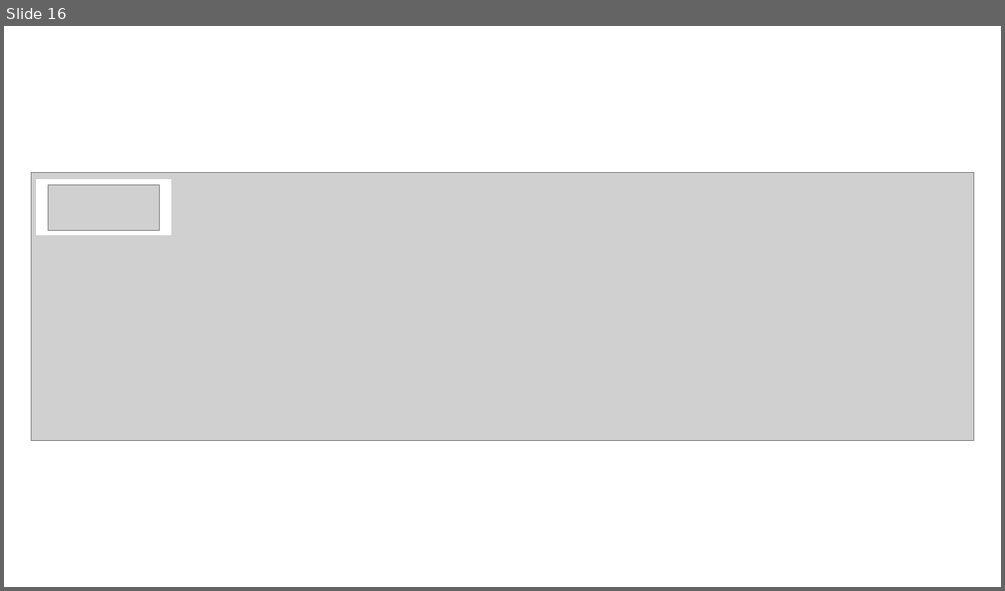
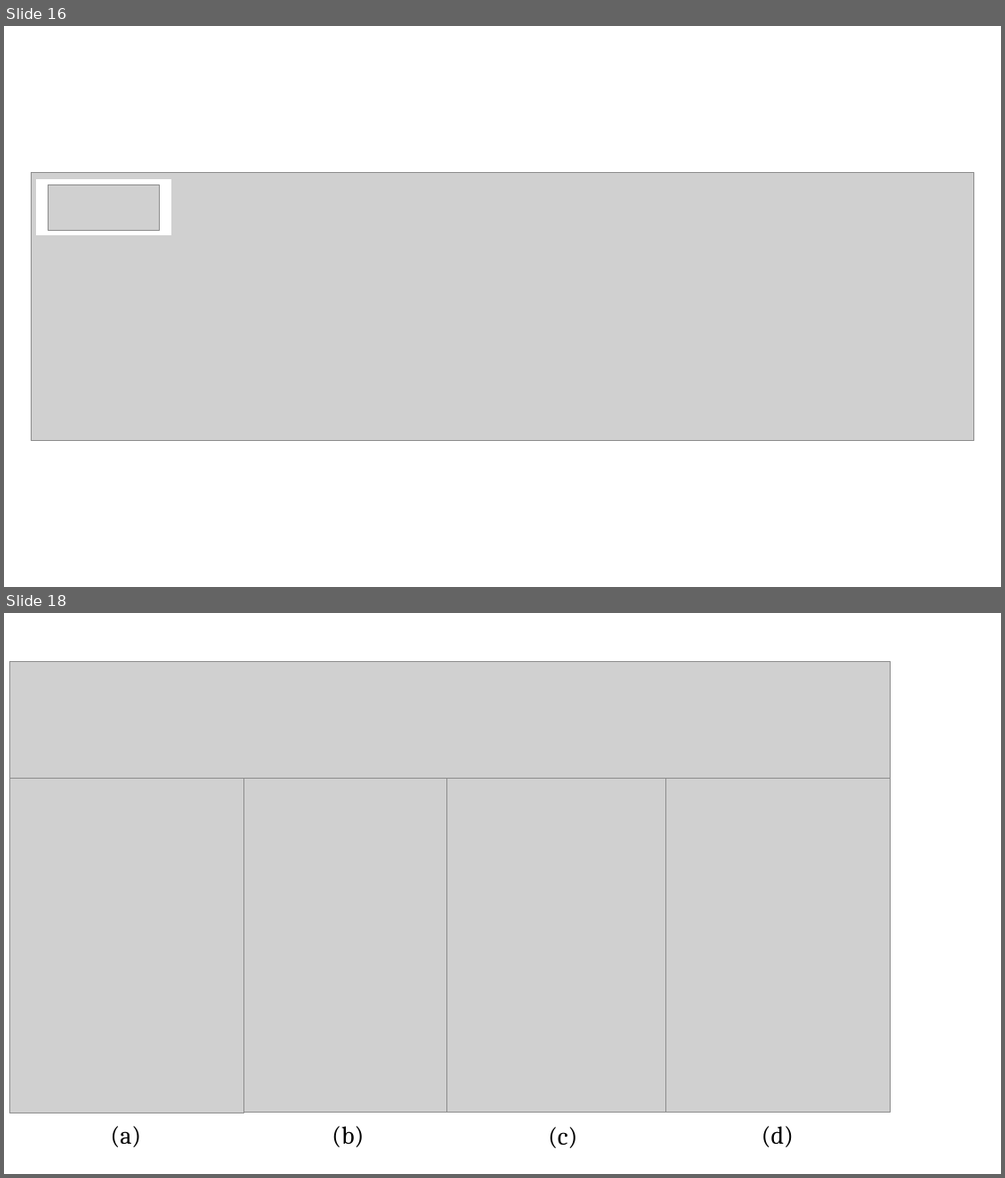
Before and after one commit to FelipeRMAlves/TCC, a slide deck: materiais/03) Imagens/01) imagens_ppt.pptx. Shown one above the other, each under a label of ours: slide 16 before the commit, slides 16 and 18 after it; the slides between them are not shown. The pictures are 1005x591 and 1005x1178 pixels, drawn with LibreOffice and Linux fonts; fonts in the diff are those of the drawing; grey boxes stand for pictures. Boxes give left, top, right and bottom in pixels: in the first picture for what was removed or moved away, otherwise in the second. Text is boxed around its words. In the diff, an @@ line names an element or a change of style, - is before the commit and + after.

```diff
--- a/materiais/03) Imagens/01) imagens_ppt.pptx
+++ b/materiais/03) Imagens/01) imagens_ppt.pptx
@@ slide 18 added at bbox=[4, 613, 1001, 1174], background #FFFFFF @@
@@ group added at bbox=[10, 662, 890, 1148]: 5 pictures, 4 texts @@
+(a)
+(b)
+(c)
+(d)
```
Also in this commit, not shown: 2 other slides added, 8 other files.
